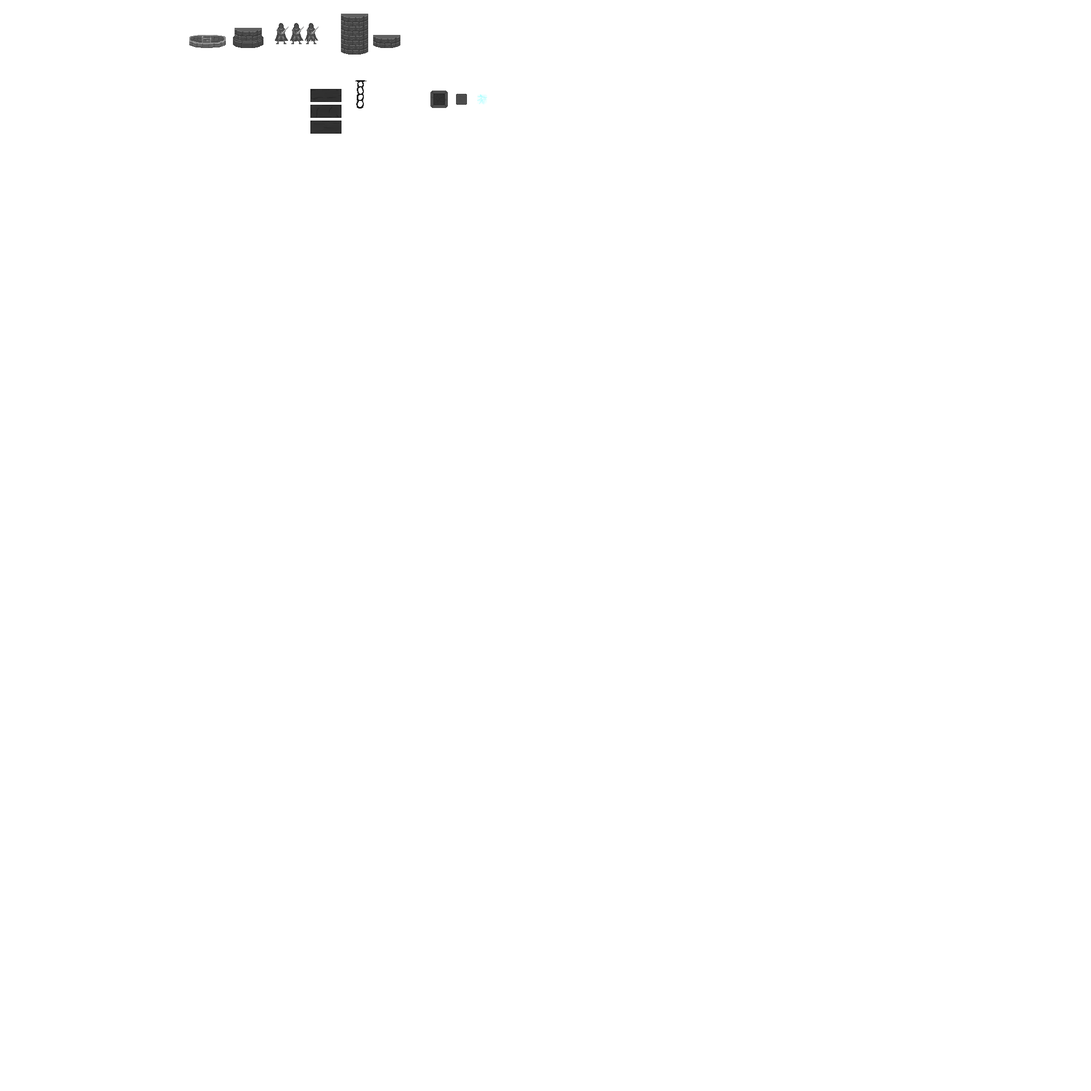
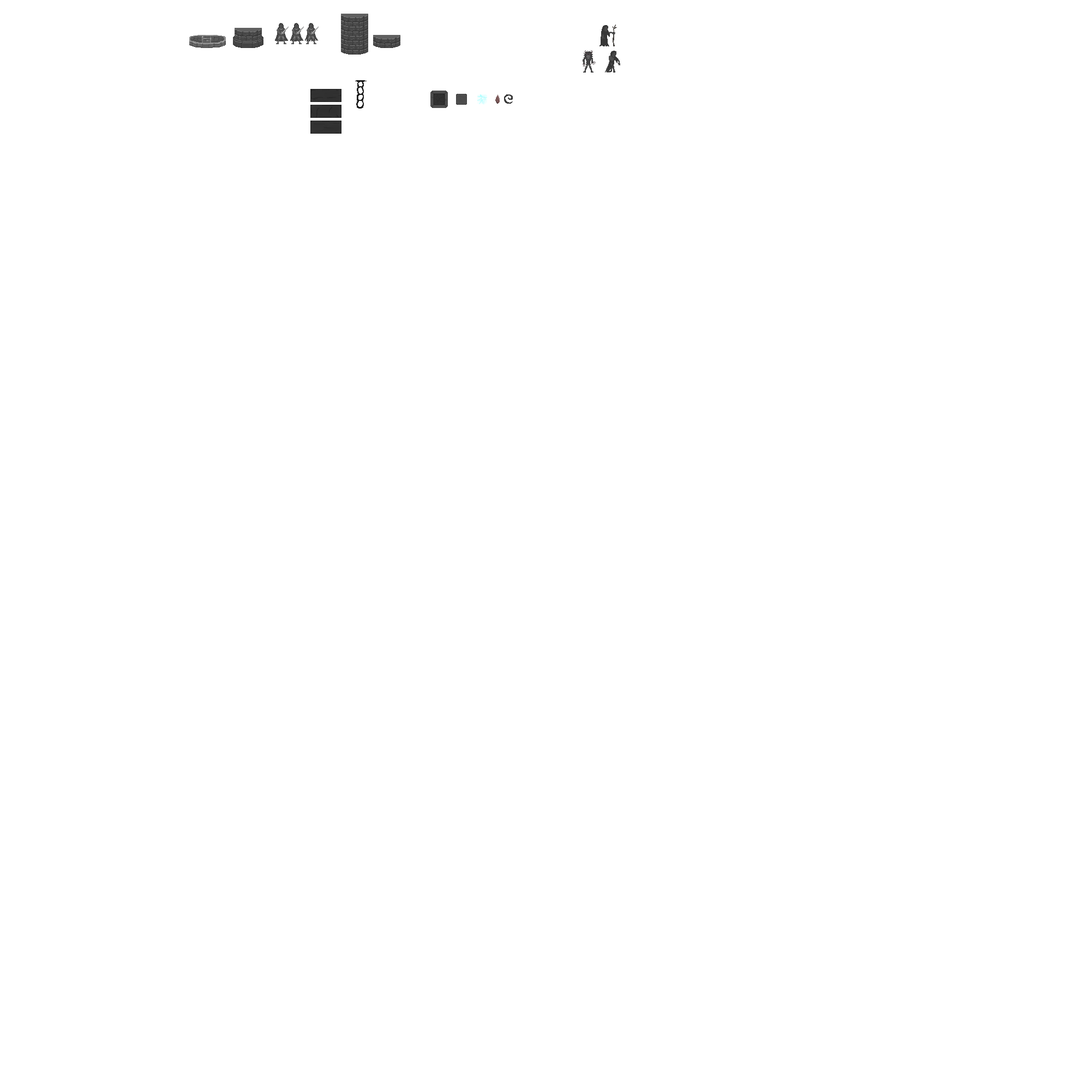
Revision of a layered 1091 × 1091 image; what changed, layer by layer:
renamed "Слой 7 копия" to "Слой 3", painted on it over bbox(495, 24, 621, 104)
